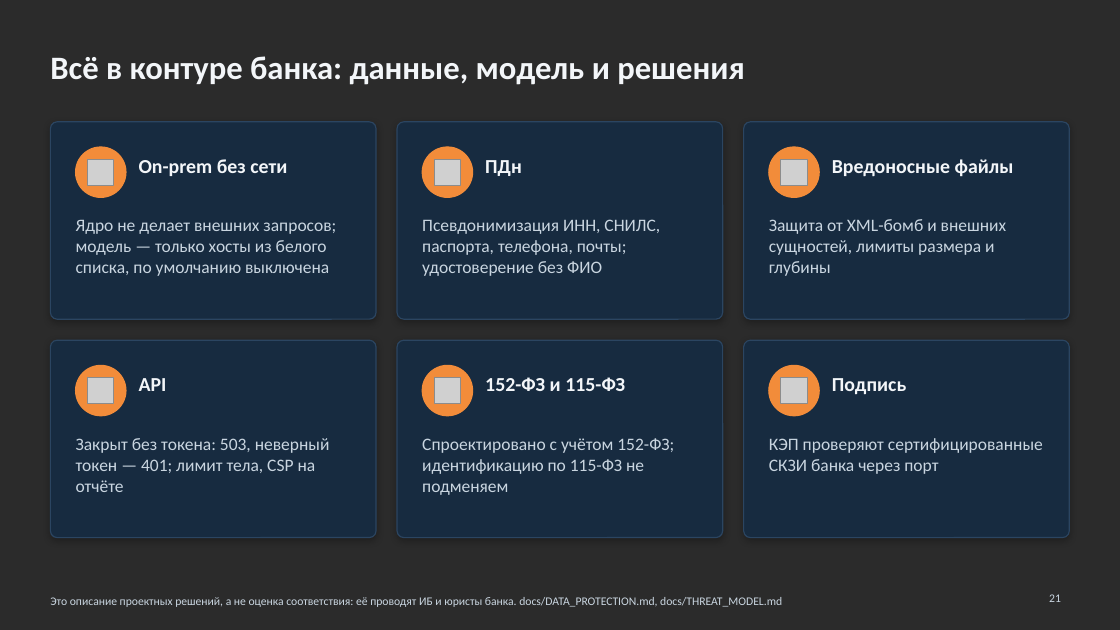
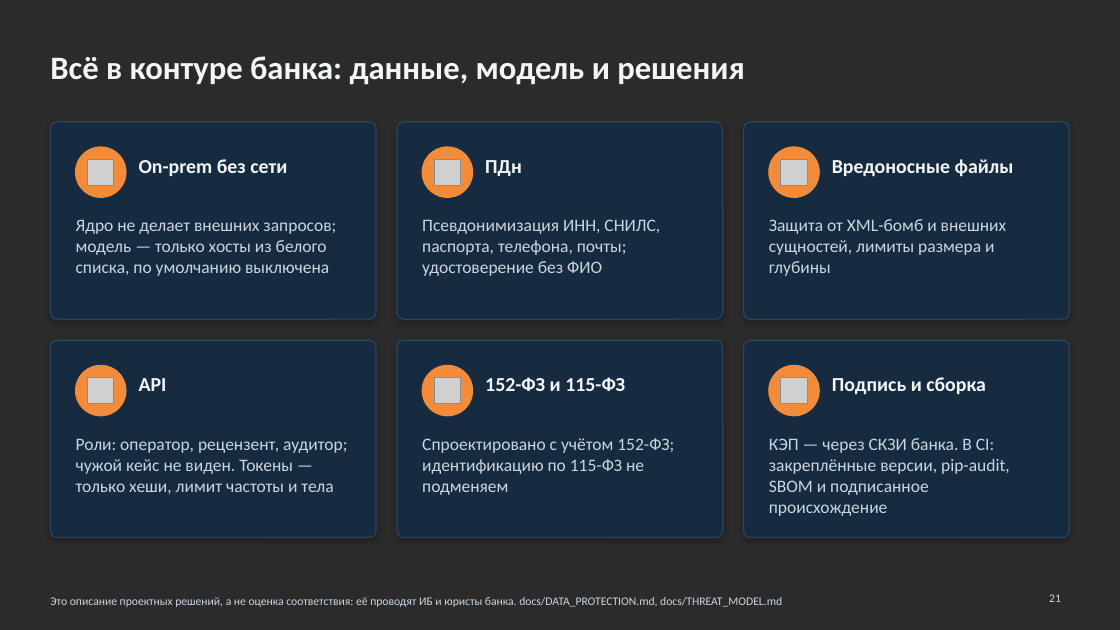
Before and after one commit to KonkovDV/Mandat, a slide deck: slide 21 of Mandat_VTB.pptx. Drawn at 1120x630 pixels with LibreOffice and Linux fonts; fonts in the diff are those of the drawing; grey boxes stand for pictures; background and template pictures are left out; a plain dark background stands for a picture behind light text. Boxes give left, top, right and bottom in pixels: in the first picture for what was removed or moved away, otherwise in the second. Text is boxed around its words. In the diff, an @@ line names an element or a change of style, - is before the commit and + after.

```diff
--- a/Mandat_VTB.pptx
+++ b/Mandat_VTB.pptx
@@ text at box(832, 377, 986, 395): text changed @@
-Подпись
+Подпись и сборка
@@ text at box(76, 439, 347, 494): text changed @@
-Закрыт без токена: 503, неверный токен — 401; лимит тела, CSP на отчёте
+Роли: оператор, рецензент, аудитор; чужой кейс не виден. Токены — только хеши, лимит частоты и тела
@@ text at box(769, 438, 1010, 516): text changed @@
-КЭП проверяют сертифицированные СКЗИ банка через порт
+КЭП — через СКЗИ банка. В CI: закреплённые версии, pip-audit, SBOM и подписанное происхождение
```
Also in this commit, not shown: 14 other slides changed, 1 other file.
